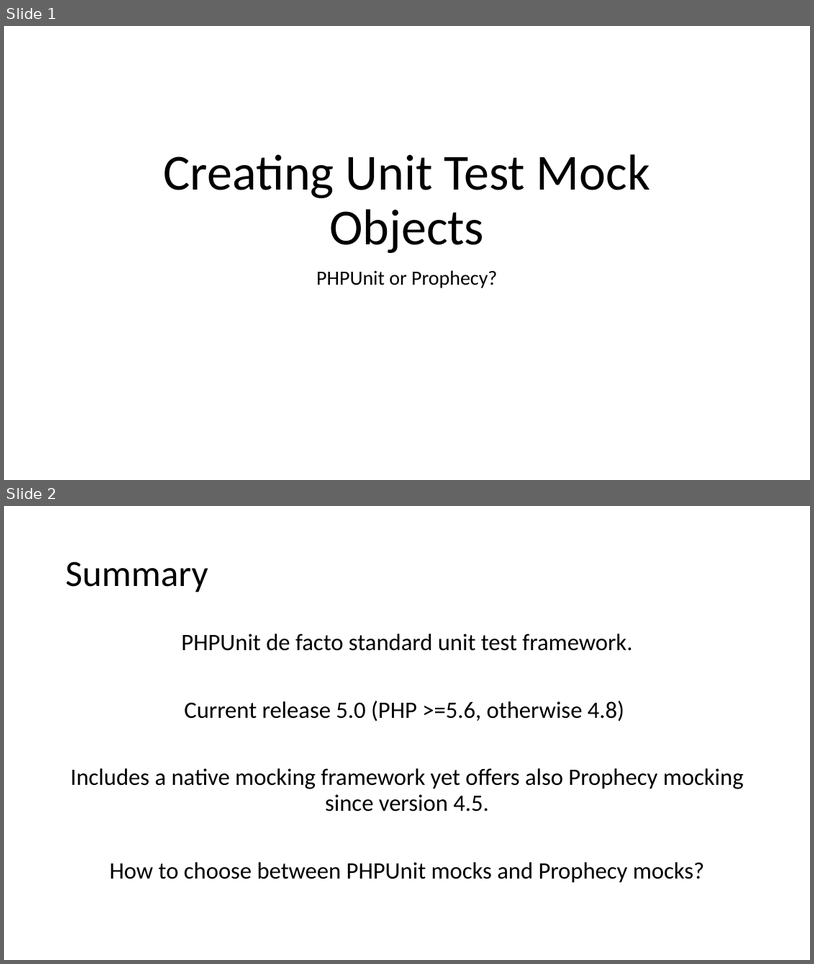
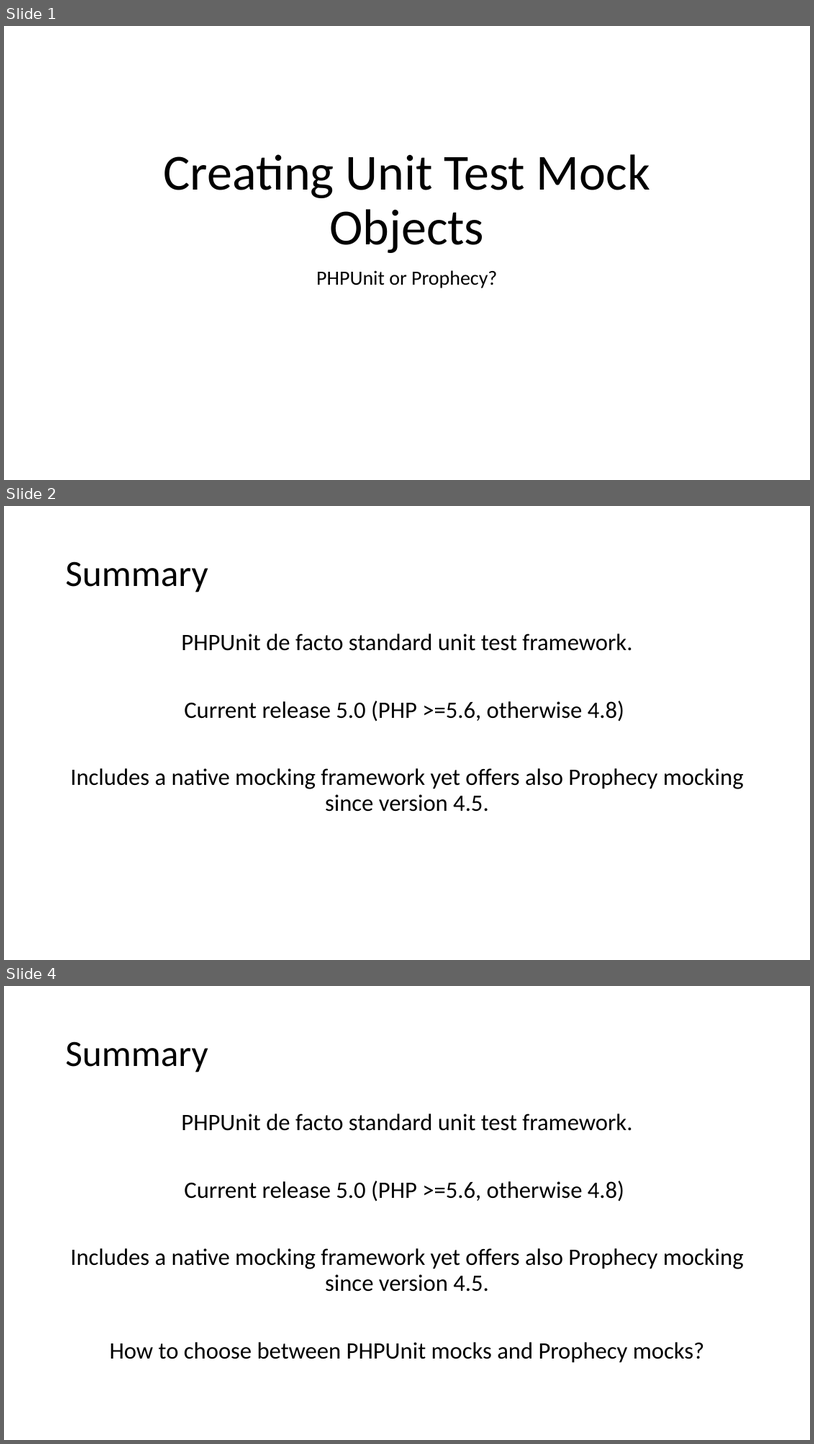
Before and after one commit to docljn/phpunit-or-prophecy-for-mocks, a slide deck: Creating Unit Test Mocks - PHPUnit or Prophecy.odp. Shown one above the other, each under a label of ours: slides 1 and 2 before the commit, slides 1, 2 and 4 after it; the slides between them are not shown. The pictures are 814x964 and 814x1444 pixels, drawn with LibreOffice and Linux fonts; fonts in the diff are those of the drawing. Boxes give left, top, right and bottom in pixels: in the first picture for what was removed or moved away, otherwise in the second. Text is boxed around its words. In the diff, an @@ line names an element or a change of style, - is before the commit and + after.

```diff
--- a/Creating Unit Test Mocks - PHPUnit or Prophecy.odp
+++ b/Creating Unit Test Mocks - PHPUnit or Prophecy.odp
@@ slide 2 added at bbox=[4, 506, 810, 960], background #FFFFFF @@
@@ title added at bbox=[65, 561, 208, 592], 44 pt, text #000000 @@
+Summary
@@ text added at bbox=[70, 633, 744, 811], 28 pt, text #000000 @@
+PHPUnit de facto standard unit test framework.
+Current release 5.0 (PHP >=5.6, otherwise 4.8)
+Includes a native mocking framework yet offers also Prophecy mocking since version 4.5.
@@ what was slide 2 is now slide 4 @@
```
Also in this commit, not shown: 1 other slide added.
